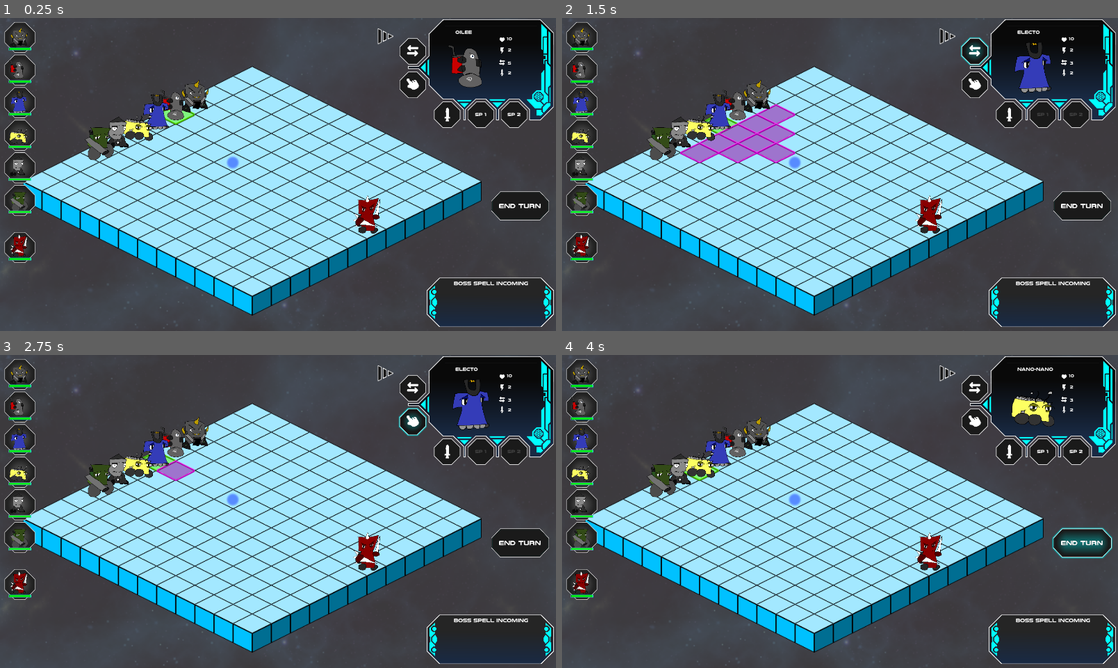
Above: before the commit, frames 1-4 (two rows, left to right).
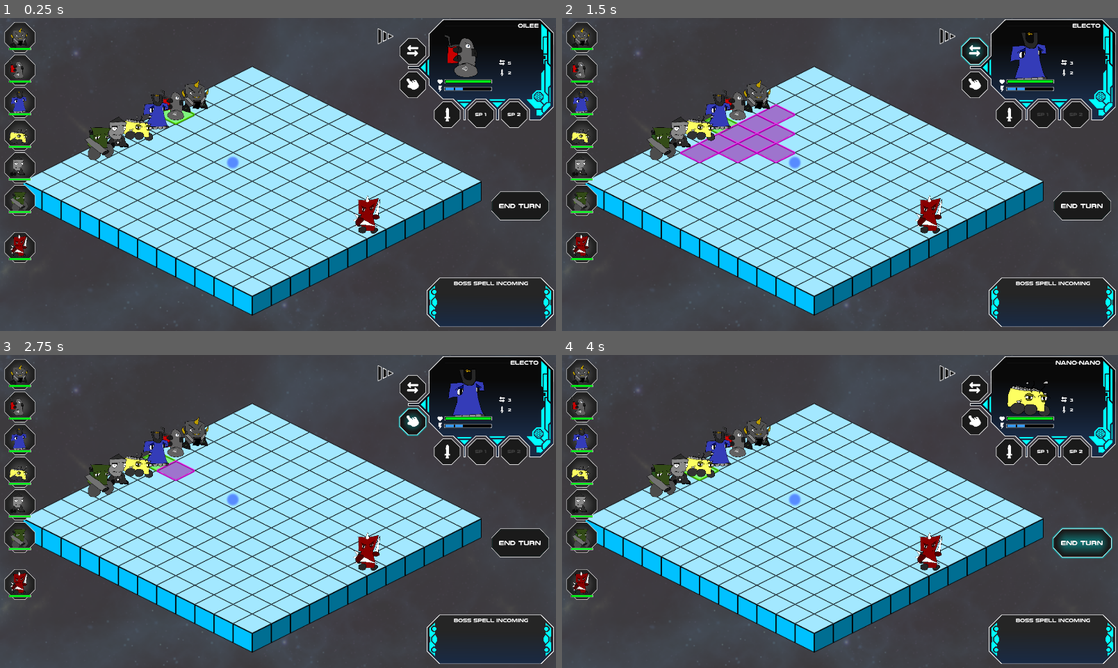
Above: after the commit, the same moments.

Repository: ScottHo/tactics
Game: Godot game, scene res://level.tscn
Same seed, same stepped clock (60 frames per second), same inputs: the game is played once before the commit and once after it.
Inputs (mouse positions are in pixels of both pictures, inside the frame that each line leads up to):
- Up to frame 1 (0.25 s): no input
- Up to frame 2 (1.5 s): click "End Turn" at 0.5 s; click (973, 52) at 1.25 s
- Up to frame 3 (2.75 s): click (411, 420) at 2 s
- Up to frame 4 (4 s): click (1006, 452) at 2.75 s; click "End Turn" at 3.5 s

The runs differ from the first frame. In frame 1, 0.9% of the frame differs, in the area x 1-97%, y 1-78%; in frame 2, 1.0%; in frame 3, 1.0%; in frame 4, 1.1%.

Commit message:
Health/Energy bar to character container

Diff:
--- a/AiActionService.gd
+++ b/AiActionService.gd
@@ -44,7 +44,7 @@
 func start(entity: Entity):
     _entity = entity
     _map_bfs = MapBFS.new()
-    var _range = _entity.attack.get_range()
+    var _range = _entity.get_range()
     _map_bfs.init(_entity.location, _range, tileMap, highlightMap, Highlights.PURPLE, _state, true, true, false)
     _map_bfs.resetHighlights(true)
     return
--- a/EntityInfoTab.tscn
+++ b/EntityInfoTab.tscn
@@ -2,7 +2,7 @@
 
 [ext_resource type="Script" path="res://EntityInfoTab.gd" id="1_r63co"]
 [ext_resource type="Texture2D" uid="uid://bhjd3o4d36dg7" path="res://Assets/info_box_expanded.png" id="2_tfr3r"]
-[ext_resource type="Texture2D" uid="uid://di2pvfhgjirl" path="res://Assets/Progress_Under.png" id="3_j5268"]
+[ext_resource type="Texture2D" uid="uid://dtaxigjhqqw61" path="res://Assets/Progress_Under_no_glow.png" id="3_wv88g"]
 [ext_resource type="Texture2D" uid="uid://b8pefgb5l0j42" path="res://Assets/arrow_reserve.png" id="3_yf7ib"]
 [ext_resource type="Texture2D" uid="uid://bnsflbk3hbddm" path="res://Assets/Health_Over.png" id="4_86m2k"]
 [ext_resource type="Texture2D" uid="uid://dodutmihl1csn" path="res://Assets/item_sword.png" id="4_flx8q"]
@@ -40,7 +40,7 @@
 offset_bottom = 114.794
 scale = Vector2(0.3, 0.3)
 value = 50.0
-texture_under = ExtResource("3_j5268")
+texture_under = ExtResource("3_wv88g")
 texture_progress = ExtResource("4_86m2k")
 
 [node name="Stats" type="Node2D" parent="."]
--- a/level.gd
+++ b/level.gd
@@ -152,6 +152,7 @@
         var _id = state.addAlly(ent)
     else:
         var _id = state.addEnemy(ent)
+        ent.energy = 0
     return ent
 
 func currentEntity() -> Entity:
@@ -163,8 +164,8 @@
     resetPlayerServices()
     menuService.showTurns(turnService.next5Turns())
     currentEntity().moves_left = currentEntity().get_movement()
-    currentEntity().update_energy(currentEntity().energy + 1)
     if state.allies.has(current_turn_id):
+        currentEntity().update_energy(currentEntity().energy + 1)
         if currentEntity().interactable != null:
             if currentEntity().interactable.repeated_effect != null:
                 currentEntity().interactable.repeated_effect.call(currentEntity())
--- a/menu.gd
+++ b/menu.gd
@@ -16,11 +16,13 @@
 @onready var attackButton: Button = $CharacterContainer/AttackButton
 @onready var action1Button: Button = $CharacterContainer/Action1Button
 @onready var action2Button: Button = $CharacterContainer/Action2Button
-@onready var currentEnergy: Label = $CharacterContainer/CurrentEnergy
+
 @onready var numMovesLabel: Label = $CharacterContainer/NumMovesLabel
 @onready var currentTurnLabel: Label = $CharacterContainer/CurrentTurnLabel
-@onready var healthLabel: Label = $CharacterContainer/HealthLabel
+@onready var healthBar: TextureProgressBar = $CharacterContainer/HealthBar
+@onready var energyBar: TextureProgressBar = $CharacterContainer/EnergyBar
 @onready var damageLabel: Label = $CharacterContainer/DamageLabel
+
 @onready var expandHover: Sprite2D = $TurnsContainer/ExpandHover
 @onready var turnSprites: Array = [$TurnsContainer/Turn0, $TurnsContainer/Turn1,
     $TurnsContainer/Turn2, $TurnsContainer/Turn3, $TurnsContainer/Turn4]
@@ -131,12 +133,9 @@
         #action2Button.text = entity.action2.display_name.replace(" ", "\n")
         if entity.action2.cost <= entity.energy:
             action2Button.disabled = false
-        updateEntityInfo(entity)
         setup_action_descriptions(entity)
 
-    else:
-        currentEnergy.text = "-"
-        healthLabel.text = str(entity.health)
+    updateEntityInfo(entity)
 
     show_description(false, null)
     $CharacterContainer/CharacterSprite.texture = entity.sprite.texture_resource()
@@ -152,9 +151,10 @@
     _action_costs[ActionType.ACTION2] = entity.action2.cost
     return
 
-func updateEntityInfo(entity):
-    currentEnergy.text = str(entity.energy)
-    healthLabel.text = str(entity.health)
+func updateEntityInfo(entity: Entity):
+    healthBar.max_value = entity.max_health
+    healthBar.value = entity.health
+    energyBar.value = entity.energy
     damageLabel.text = str(entity.get_damage())
     numMovesLabel.text = str(entity.moves_left)
     return
--- a/menu.tscn
+++ b/menu.tscn
@@ -14,6 +14,9 @@
 [ext_resource type="Texture2D" uid="uid://cb20eq0yo3eql" path="res://Assets/pointer.png" id="12_kln7r"]
 [ext_resource type="Texture2D" uid="uid://dodutmihl1csn" path="res://Assets/item_sword.png" id="12_xlgau"]
 [ext_resource type="Texture2D" uid="uid://dhyotx8kv2bn1" path="res://Assets/expand-button.png" id="14_f8s5v"]
+[ext_resource type="Texture2D" uid="uid://dtaxigjhqqw61" path="res://Assets/Progress_Under_no_glow.png" id="14_t4p6o"]
+[ext_resource type="Texture2D" uid="uid://bnsflbk3hbddm" path="res://Assets/Health_Over.png" id="15_dpdc3"]
+[ext_resource type="Texture2D" uid="uid://dh7objn6mrlvt" path="res://Assets/Energy_Over.png" id="16_08yr0"]
 
 [node name="Node2D" type="Node2D"]
 z_index = 10
@@ -124,7 +127,7 @@
 centered = false
 
 [node name="CharacterSprite" type="Sprite2D" parent="CharacterContainer"]
-position = Vector2(225.122, 79.8243)
+position = Vector2(210.284, 44.7213)
 scale = Vector2(0.3, 0.3)
 texture = ExtResource("8_pd4nx")
 centered = false
@@ -136,38 +139,15 @@
 centered = false
 
 [node name="CurrentTurnLabel" type="Label" parent="CharacterContainer"]
-layout_mode = 0
-offset_left = 255.934
-offset_top = 53.104
-offset_right = 296.934
-offset_bottom = 79.1042
-theme_override_font_sizes/font_size = 16
+layout_direction = 3
+layout_mode = 0
+offset_left = 55.6133
+offset_top = 30.9673
+offset_right = 106.613
+offset_bottom = 55.9673
+theme_override_font_sizes/font_size = 20
 text = "Guy"
-horizontal_alignment = 1
-vertical_alignment = 1
-
-[node name="HealthLabel" type="Label" parent="CharacterContainer"]
-layout_mode = 0
-offset_left = 420.372
-offset_top = 70.2743
-offset_right = 468.373
-offset_bottom = 108.274
-theme_override_fonts/font = ExtResource("5_n8sjp")
-theme_override_font_sizes/font_size = 14
-text = "88"
-horizontal_alignment = 1
-vertical_alignment = 1
-
-[node name="CurrentEnergy" type="Label" parent="CharacterContainer"]
-layout_mode = 0
-offset_left = 420.372
-offset_top = 108.431
-offset_right = 468.372
-offset_bottom = 146.431
-theme_override_fonts/font = ExtResource("5_n8sjp")
-theme_override_font_sizes/font_size = 14
-text = "88"
-horizontal_alignment = 1
+horizontal_alignment = 2
 vertical_alignment = 1
 
 [node name="DamageLabel" type="Label" parent="CharacterContainer"]
@@ -206,18 +186,6 @@
 texture = ExtResource("11_p5wk3")
 centered = false
 
-[node name="BoltGold" type="Sprite2D" parent="CharacterContainer"]
-position = Vector2(392.372, 104.019)
-scale = Vector2(0.5, 0.5)
-texture = ExtResource("9_vl4vh")
-centered = false
-
-[node name="HudHeartFull" type="Sprite2D" parent="CharacterContainer"]
-position = Vector2(397.934, 71.731)
-scale = Vector2(0.4, 0.4)
-texture = ExtResource("10_slf17")
-centered = false
-
 [node name="MoveButton" type="Button" parent="CharacterContainer"]
 layout_mode = 0
 offset_left = 59.0
@@ -279,6 +247,41 @@
 theme_type_variation = &"FlatButton"
 toggle_mode = true
 text = "SP 2"
+
+[node name="HudHeartFull" type="Sprite2D" parent="CharacterContainer"]
+position = Vector2(183.836, 216.656)
+scale = Vector2(0.4, 0.4)
+texture = ExtResource("10_slf17")
+centered = false
+
+[node name="HealthBar" type="TextureProgressBar" parent="CharacterContainer"]
+z_index = 5
+offset_left = 215.613
+offset_top = 226.322
+offset_right = 427.613
+offset_bottom = 256.322
+scale = Vector2(0.8, 0.6)
+value = 50.0
+texture_under = ExtResource("14_t4p6o")
+texture_progress = ExtResource("15_dpdc3")
+
+[node name="BoltGold" type="Sprite2D" parent="CharacterContainer"]
+position = Vector2(178.469, 236.446)
+scale = Vector2(0.5, 0.5)
+texture = ExtResource("9_vl4vh")
+centered = false
+
+[node name="EnergyBar" type="TextureProgressBar" parent="CharacterContainer"]
+z_index = 5
+offset_left = 214.619
+offset_top = 251.522
+offset_right = 426.619
+offset_bottom = 281.522
+scale = Vector2(0.8, 0.6)
+max_value = 5.0
+value = 3.0
+texture_under = ExtResource("14_t4p6o")
+texture_progress = ExtResource("16_08yr0")
 
 [node name="EntityTabContainer" type="ReferenceRect" parent="."]
 offset_right = 302.0
Binary file added: Assets/Progress_Under_no_glow.png
Not shown, added: Assets/Progress_Under_no_glow.png.import
Not shown: 1 places in menu.tscn that only renumber resources
